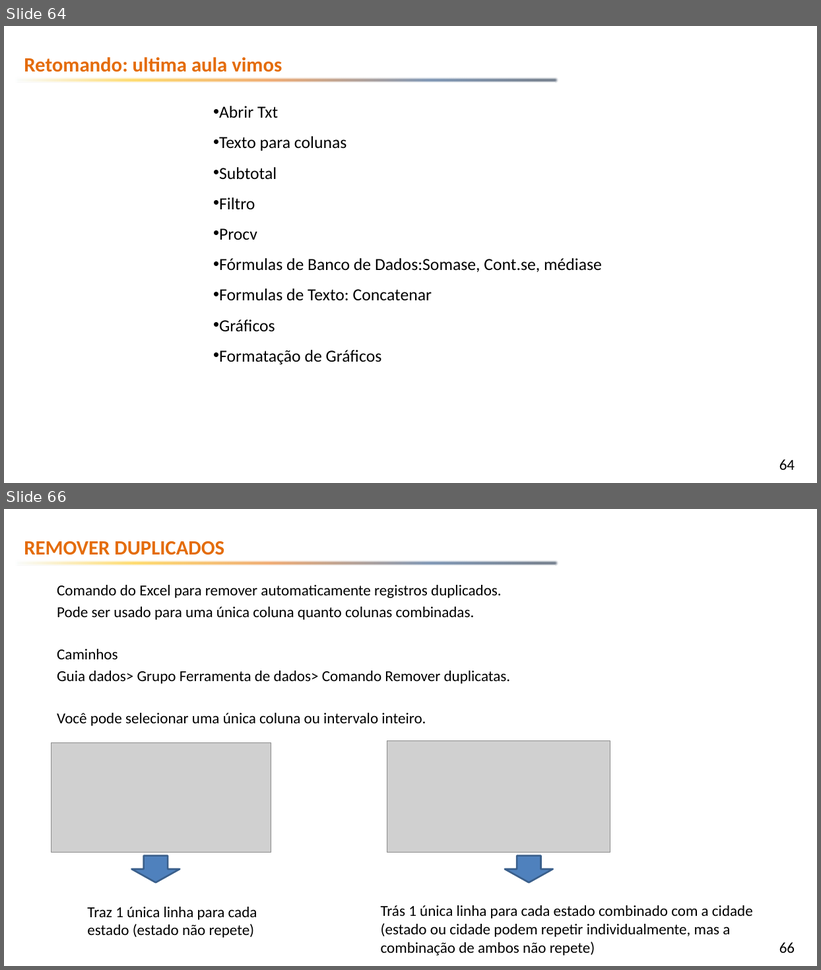
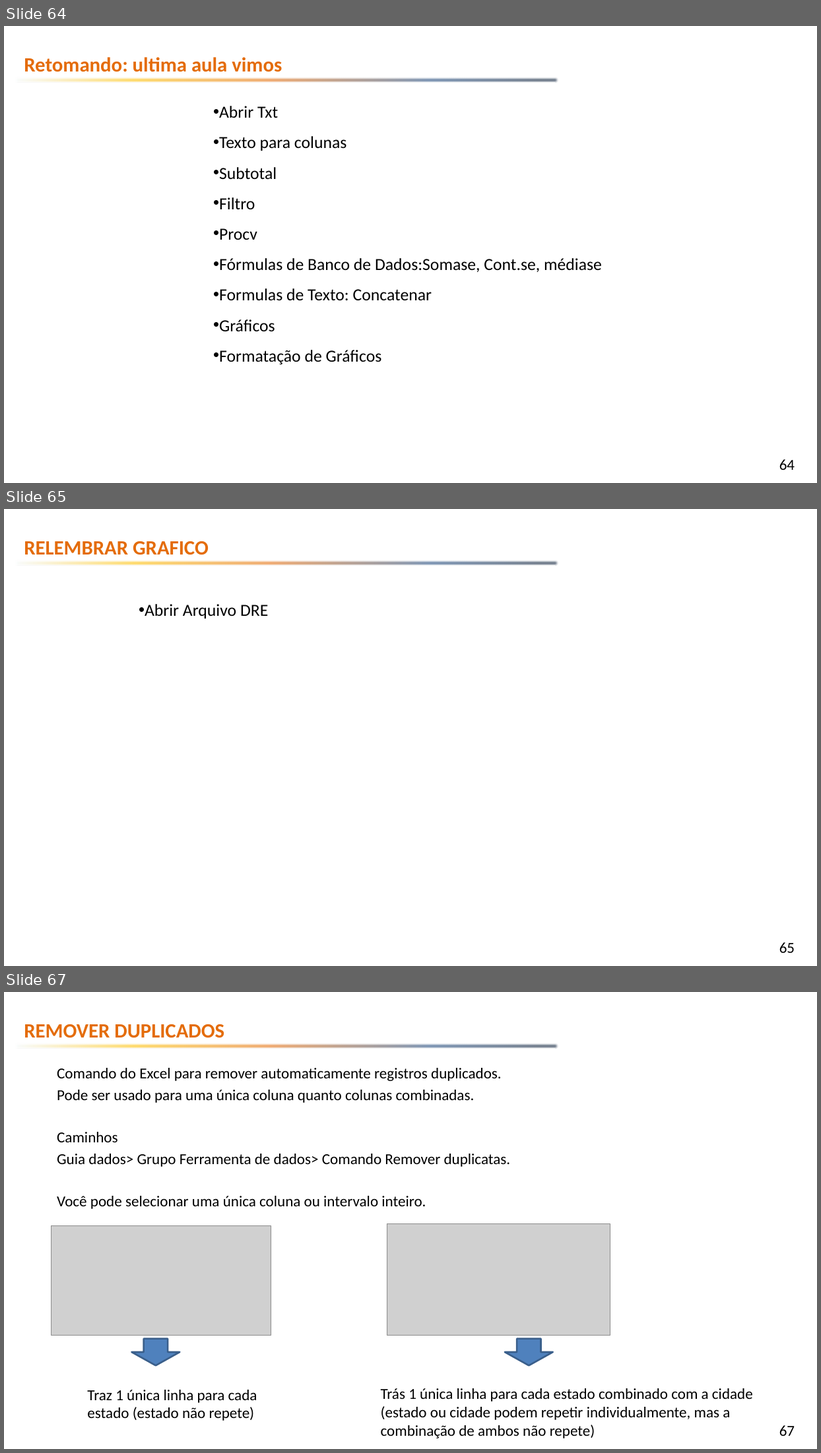
Before and after one commit to emerson-fenrir/Excel_Basico, a slide deck: Professor/Aula3.pptx. Shown one above the other, each under a label of ours: slides 64 and 66 before the commit, slides 64, 65 and 67 after it; the slides between them are not shown. The pictures are 821x970 and 821x1453 pixels, drawn with LibreOffice and Linux fonts; fonts in the diff are those of the drawing; grey boxes stand for pictures; background and template pictures are left out. Boxes give left, top, right and bottom in pixels: in the first picture for what was removed or moved away, otherwise in the second. Text is boxed around its words. In the diff, an @@ line names an element or a change of style, - is before the commit and + after.

```diff
--- a/Professor/Aula3.pptx
+++ b/Professor/Aula3.pptx
@@ slide 65 added at <box>4,509,817,966</box>, background picture (left out); not listed: 2 template elements that a slide beside it also shows @@
@@ text added at <box>24,541,209,555</box>, 24 pt, text #E46C0A, bold @@
+RELEMBRAR GRAFICO
@@ subtitle added at <box>145,604,268,619</box>, 20 pt, text #000000 @@
+• Abrir Arquivo DRE
@@ what was slide 66 is now slide 67 @@
@@ page number at <box>780,1426,795,1436</box>: text changed @@
-66
+67
```
Also in this commit, not shown: 3 slides changed, 11 other files.
